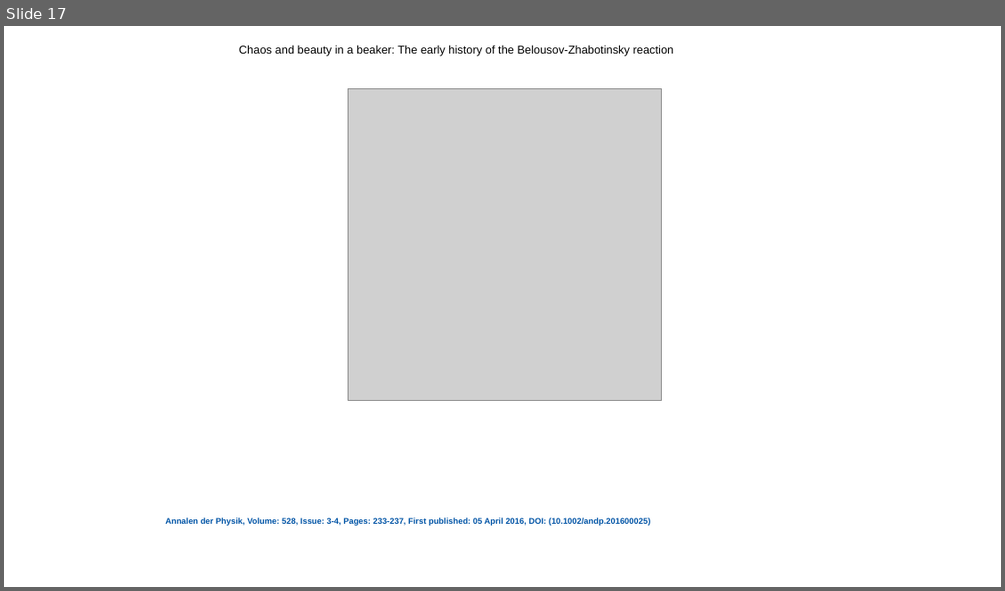
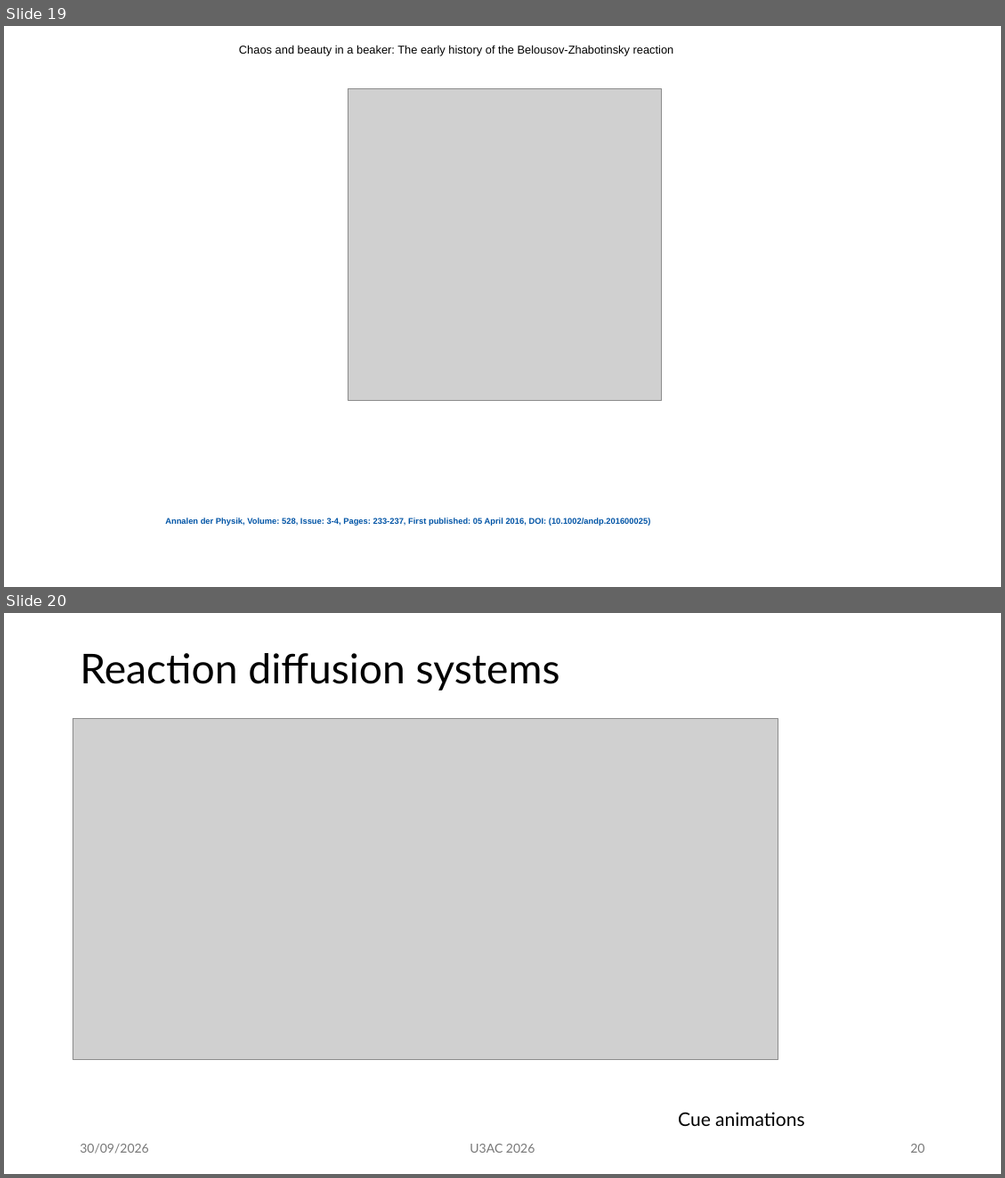
Before and after one commit to mm002a/U3AC, a slide deck: U3AC.Lec3.pptx. Shown one above the other, each under a label of ours: slide 17 before the commit, slides 19 and 20 after it. The pictures are 1005x591 and 1005x1178 pixels, drawn with LibreOffice and Linux fonts; fonts in the diff are those of the drawing; grey boxes stand for pictures. Boxes give left, top, right and bottom in pixels: in the first picture for what was removed or moved away, otherwise in the second. Text is boxed around its words. In the diff, an @@ line names an element or a change of style, - is before the commit and + after.

```diff
--- a/U3AC.Lec3.pptx
+++ b/U3AC.Lec3.pptx
@@ slide 20 added at [4,613,1001,1174], background #FFFFFF @@
@@ title added at [80,653,560,690], 39.6 pt, text #000000 @@
+Reaction diffusion systems
@@ picture added at [73,718,778,1060] @@
@@ text added at [678,1111,804,1126], 18 pt, text #000000 @@
+Cue animations
@@ text added at [80,1143,148,1153], 12 pt, text #797979 @@
+30/09/2026
@@ text added at [469,1143,534,1152], 12 pt, text #797979 @@
+U3AC 2026
@@ page number added at [910,1143,924,1152], 12 pt, text #797979 @@
+20
@@ what was slide 17 is now slide 19 @@
```
Also in this commit, not shown: 30 slides changed, 8 other slides added, 1 slide removed.
